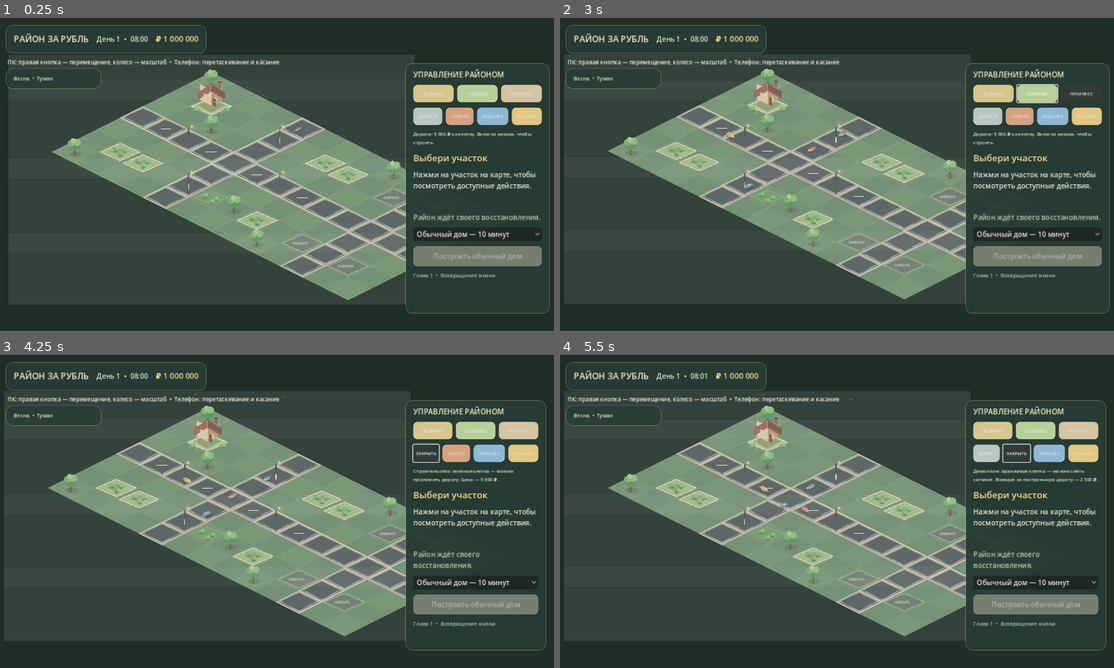
Above: before the commit, frames 1-4 (two rows, left to right).
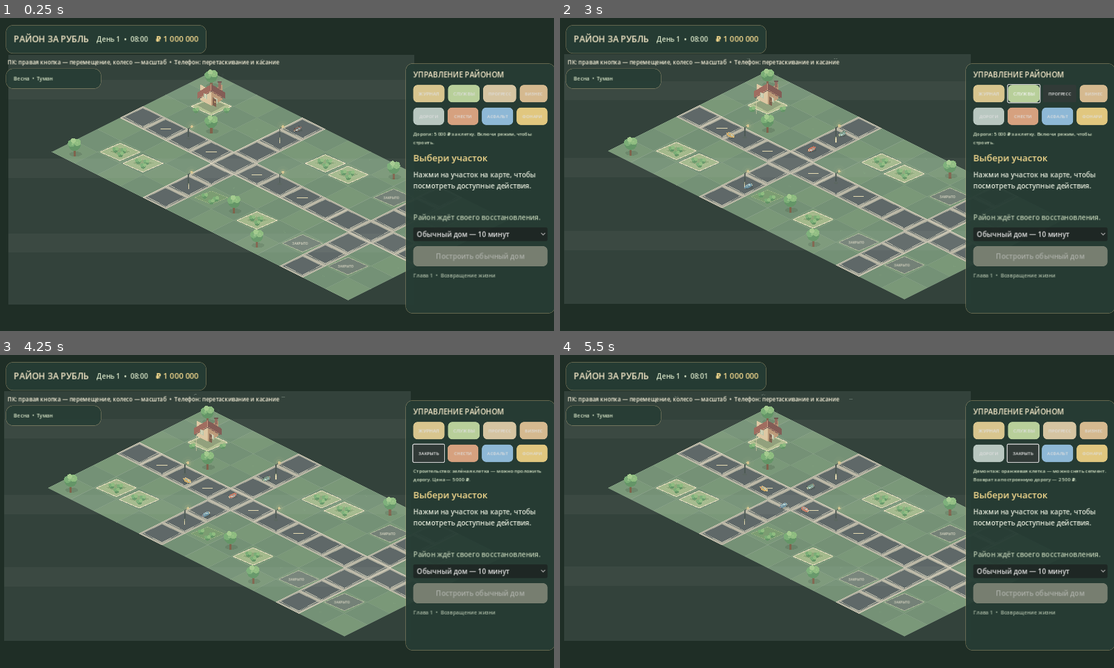
Above: after the commit, the same moments.

Repository: wellbi-creator/rayon-za-rubl
Game: Godot game, scene res://scenes/main.tscn
Two runs of this game, one before a commit and one after it. Both use one fixed random seed, a clock stepped at 60 frames per second and the inputs below.
Inputs (mouse positions are in pixels of both pictures, inside the frame that each line leads up to):
- Up to frame 1 (0.25 s): no input
- Up to frame 2 (3 s): click (1091, 93) at 0.5 s, where only the run after the commit has a clickable "БИЗНЕС"; click "ЖУРНАЛ" at 1.25 s; click "СЛУЖБЫ" at 2 s; click "ПРОГРЕСС" at 2.75 s
- Up to frame 3 (4.25 s): click "ДОРОГИ" at 3.5 s
- Up to frame 4 (5.5 s): click "ЗАКРЫТЬ" at 4.25 s; click "СНЕСТИ" at 5 s

The runs differ from the first frame. In frame 1, 1.1% of the frame differs, in the area x 75-100%, y 14-95%; in frame 2, 1.3%; in frame 3, 3.6%, in the area x 74-100%, y 14-95%; in frame 4, 3.6%.

Commit message:
M5.23: add business portfolio overview panel

Diff:
--- a/scripts/main.gd
+++ b/scripts/main.gd
@@ -72,6 +72,9 @@
 var control_root: Control
 var hint_label: Label
 var transaction_popup: PopupPanel
+var business_portfolio_popup: PopupPanel
+var business_portfolio_summary_label: Label
+var business_portfolio_rows: VBoxContainer
 var transaction_rows: VBoxContainer
 var transaction_summary_label: Label
 var municipal_popup: PopupPanel
@@ -153,6 +156,7 @@
 	control_root = root
 	root.resized.connect(_on_interface_resized)
 	_create_transaction_history_popup()
+	_create_business_portfolio_popup()
 	_create_municipal_services_popup()
 	_create_progression_popup()
 	_create_district_event_popup()
@@ -248,6 +252,14 @@
 	progression_button.add_theme_stylebox_override("normal", _button_style(Color("#d5c4a1")))
 	progression_button.pressed.connect(_on_progression_pressed)
 	management_buttons.add_child(progression_button)
+	var business_portfolio_button := Button.new()
+	business_portfolio_button.text = "БИЗНЕС"
+	business_portfolio_button.custom_minimum_size = Vector2(0, 40)
+	business_portfolio_button.size_flags_horizontal = Control.SIZE_EXPAND_FILL
+	business_portfolio_button.add_theme_font_size_override("font_size", 10)
+	business_portfolio_button.add_theme_stylebox_override("normal", _button_style(Color("#d5b98f")))
+	business_portfolio_button.pressed.connect(_on_business_portfolio_pressed)
+	management_buttons.add_child(business_portfolio_button)
 	road_tool_button = Button.new()
 	road_tool_button.text = "ДОРОГИ"
 	road_tool_button.custom_minimum_size = Vector2(0, 40)
@@ -525,6 +537,130 @@
 	transaction_rows.size_flags_horizontal = Control.SIZE_EXPAND_FILL
 	transaction_rows.add_theme_constant_override("separation", 6)
 	scroll.add_child(transaction_rows)
+
+
+func _create_business_portfolio_popup() -> void:
+	business_portfolio_popup = PopupPanel.new()
+	business_portfolio_popup.title = "Коммерческие заведения района"
+	business_portfolio_popup.size = Vector2i(600, 500)
+	business_portfolio_popup.transient = true
+	business_portfolio_popup.exclusive = true
+	add_child(business_portfolio_popup)
+
+	var panel := PanelContainer.new()
+	panel.set_anchors_and_offsets_preset(Control.PRESET_FULL_RECT)
+	panel.add_theme_stylebox_override("panel", _panel_style(Color("#263c34"), 0.98))
+	business_portfolio_popup.add_child(panel)
+
+	var content := VBoxContainer.new()
+	content.add_theme_constant_override("separation", 8)
+	panel.add_child(content)
+
+	var header := HBoxContainer.new()
+	content.add_child(header)
+	var title := Label.new()
+	title.text = "КОММЕРЧЕСКИЙ ПОРТФЕЛЬ РАЙОНА"
+	title.size_flags_horizontal = Control.SIZE_EXPAND_FILL
+	title.add_theme_font_size_override("font_size", 16)
+	title.add_theme_color_override("font_color", Color("#f4e8c8"))
+	header.add_child(title)
+	var close_button := Button.new()
+	close_button.text = "✕"
+	close_button.custom_minimum_size = Vector2(42, 34)
+	close_button.pressed.connect(business_portfolio_popup.hide)
+	header.add_child(close_button)
+
+	business_portfolio_summary_label = Label.new()
+	business_portfolio_summary_label.autowrap_mode = TextServer.AUTOWRAP_WORD_SMART
+	business_portfolio_summary_label.add_theme_color_override("font_color", Color("#f4d98d"))
+	content.add_child(business_portfolio_summary_label)
+
+	var scroll := ScrollContainer.new()
+	scroll.size_flags_vertical = Control.SIZE_EXPAND_FILL
+	scroll.custom_minimum_size = Vector2(540, 340)
+	content.add_child(scroll)
+	business_portfolio_rows = VBoxContainer.new()
+	business_portfolio_rows.size_flags_horizontal = Control.SIZE_EXPAND_FILL
+	business_portfolio_rows.add_theme_constant_override("separation", 7)
+	scroll.add_child(business_portfolio_rows)
+
+
+func _on_business_portfolio_pressed() -> void:
+	_refresh_business_portfolio()
+	business_portfolio_popup.popup_centered(Vector2i(600, 500))
+
+
+func _refresh_business_portfolio() -> void:
+	if business_portfolio_rows == null or business_service == null:
+		return
+	var summary := business_service.get_portfolio_summary()
+	var operating_result := int(summary.get("operating_result", 0))
+	business_portfolio_summary_label.text = "Заведений: %d • работают: %d • сданы в аренду: %d\nПокупатели: %s • выручка: ₽ %s\nНачислено расходов: ₽ %s • оплачено: ₽ %s • долг: ₽ %s\nОперационный результат собственных заведений: %s ₽\nПолучено аренды: ₽ %s" % [
+		int(summary.get("business_count", 0)),
+		int(summary.get("active_count", 0)),
+		int(summary.get("leased_count", 0)),
+		_format_money(int(summary.get("total_customers", 0))),
+		_format_money(int(summary.get("total_revenue", 0))),
+		_format_money(int(summary.get("total_operating_costs", 0))),
+		_format_money(int(summary.get("total_operating_costs_paid", 0))),
+		_format_money(int(summary.get("unpaid_operating_costs", 0))),
+		("+" if operating_result >= 0 else "−") + _format_money(absi(operating_result)),
+		_format_money(int(summary.get("total_rent_received", 0)))
+	]
+	for child in business_portfolio_rows.get_children():
+		business_portfolio_rows.remove_child(child)
+		child.queue_free()
+	var plot_ids: Array[int] = []
+	for key in business_service.businesses.keys():
+		plot_ids.append(int(key))
+	plot_ids.sort()
+	if plot_ids.is_empty():
+		var empty_label := Label.new()
+		empty_label.text = "Коммерческих заведений пока нет. Открой магазин на готовом свободном участке."
+		empty_label.autowrap_mode = TextServer.AUTOWRAP_WORD_SMART
+		empty_label.add_theme_color_override("font_color", Color("#e0e5d6"))
+		business_portfolio_rows.add_child(empty_label)
+		return
+	for plot_id in plot_ids:
+		var business: Dictionary = business_service.get_business(plot_id)
+		var leased := bool(business.get("leased", false))
+		var active := bool(business.get("active", false))
+		var business_type := str(business.get("type", "corner_shop"))
+		var status := "АРЕНДА" if leased else ("РАБОТАЕТ" if active else "ПРИОСТАНОВЛЕНО")
+		var details := "Покупатели: %s • выручка: ₽ %s\nРасходы: ₽ %s • оплачено: ₽ %s • долг: ₽ %s" % [
+			_format_money(int(business.get("total_customers", 0))),
+			_format_money(int(business.get("total_revenue", 0))),
+			_format_money(int(business.get("total_operating_costs", 0))),
+			_format_money(int(business.get("total_operating_costs_paid", 0))),
+			_format_money(int(business.get("unpaid_operating_costs", 0)))
+		]
+		if leased:
+			details = "Арендная ставка: ₽ %s/сутки • получено: ₽ %s" % [
+				_format_money(business_service.get_daily_rent(plot_id)),
+				_format_money(int(business.get("total_rent_received", 0)))
+			]
+		var row_panel := PanelContainer.new()
+		row_panel.add_theme_stylebox_override("panel", _panel_style(Color("#354b40"), 0.9))
+		business_portfolio_rows.add_child(row_panel)
+		var row := VBoxContainer.new()
+		row.add_theme_constant_override("separation", 3)
+		row_panel.add_child(row)
+		var heading := Label.new()
+		heading.text = "Участок %d • %s • %s • репутация %d/100" % [
+			plot_id,
+			business_service.get_business_type_title(business_type),
+			status,
+			business_service.get_business_reputation(plot_id)
+		]
+		heading.autowrap_mode = TextServer.AUTOWRAP_WORD_SMART
+		heading.add_theme_color_override("font_color", Color("#f4e8c8"))
+		row.add_child(heading)
+		var details_label := Label.new()
+		details_label.text = details
+		details_label.autowrap_mode = TextServer.AUTOWRAP_WORD_SMART
+		details_label.add_theme_font_size_override("font_size", 12)
+		details_label.add_theme_color_override("font_color", Color("#c9d0b9"))
+		row.add_child(details_label)
 
 
 func _create_municipal_services_popup() -> void:
